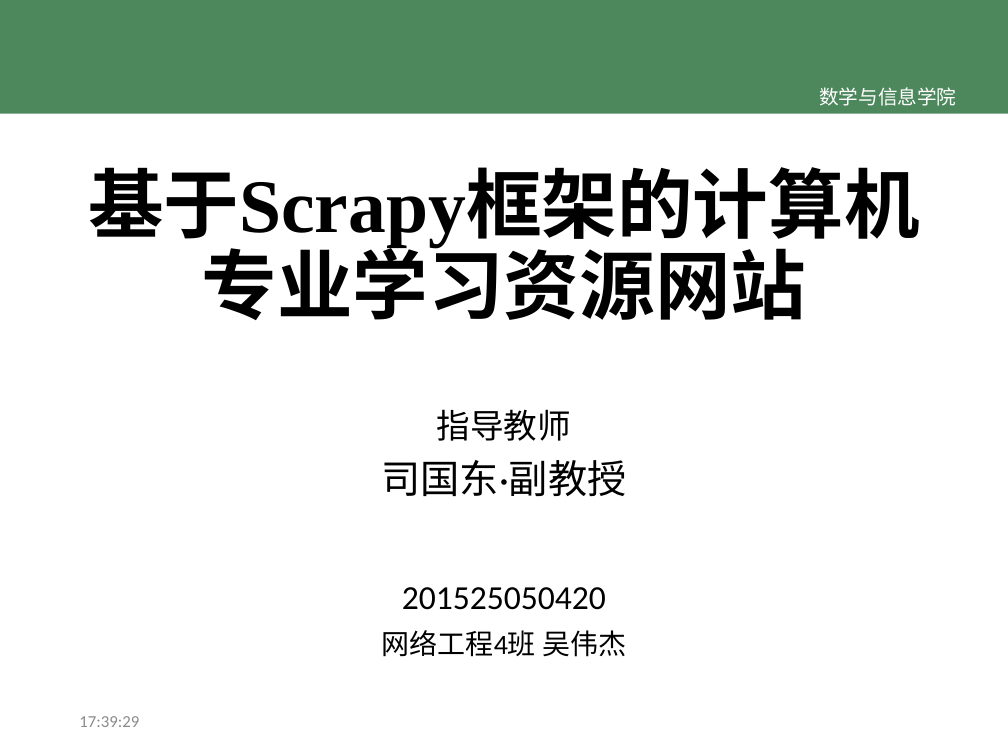
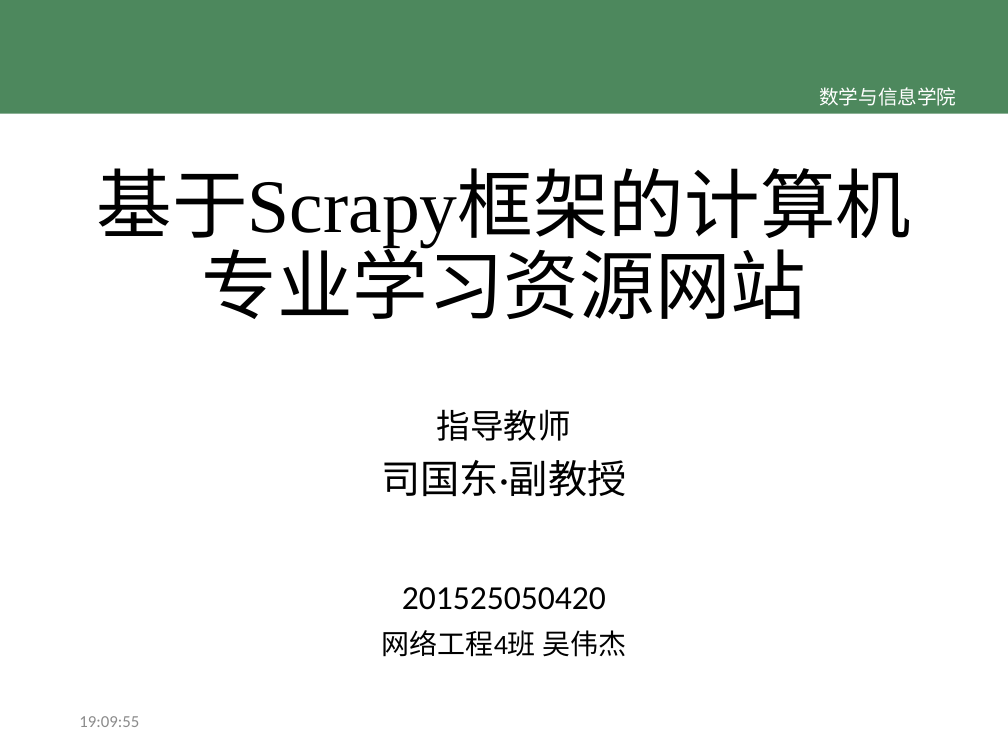
Before and after one commit to TeslaCN/graduation, a slide deck: slide 1 of 基于Scrapy框架的计算机专业学习资源网站_吴伟杰.pptx. Drawn at 1008x756 pixels with LibreOffice and Linux fonts; fonts in the diff are those of the drawing; background and template pictures are left out. Boxes give left, top, right and bottom in pixels: in the first picture for what was removed or moved away, otherwise in the second. Text is boxed around its words. In the diff, an @@ line names an element or a change of style, - is before the commit and + after.

```diff
--- a/基于Scrapy框架的计算机专业学习资源网站_吴伟杰.pptx
+++ b/基于Scrapy框架的计算机专业学习资源网站_吴伟杰.pptx
@@ title "基于Scrapy框架的计算机专业学习资源网站" at (97, 168, 912, 251): bold off @@
@@ text at (79, 716, 139, 727): text changed @@
-17:39:29
+19:09:55
```
Also in this commit, not shown: 9 other slides changed, 9 slides added, 4 other files.
